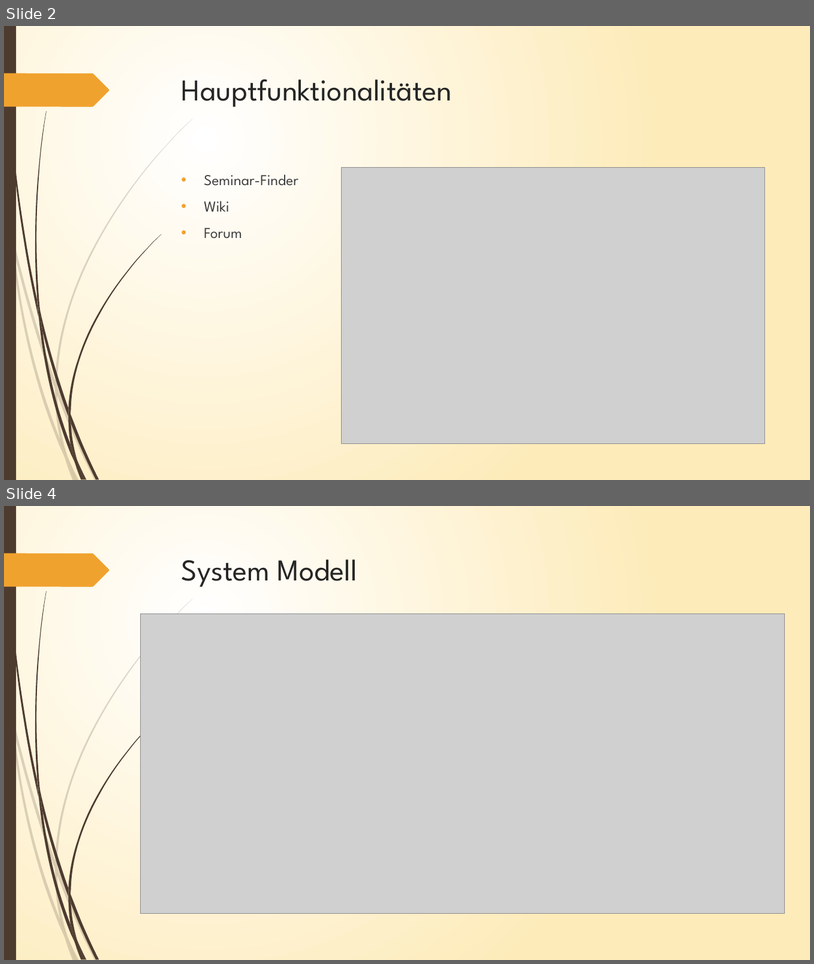
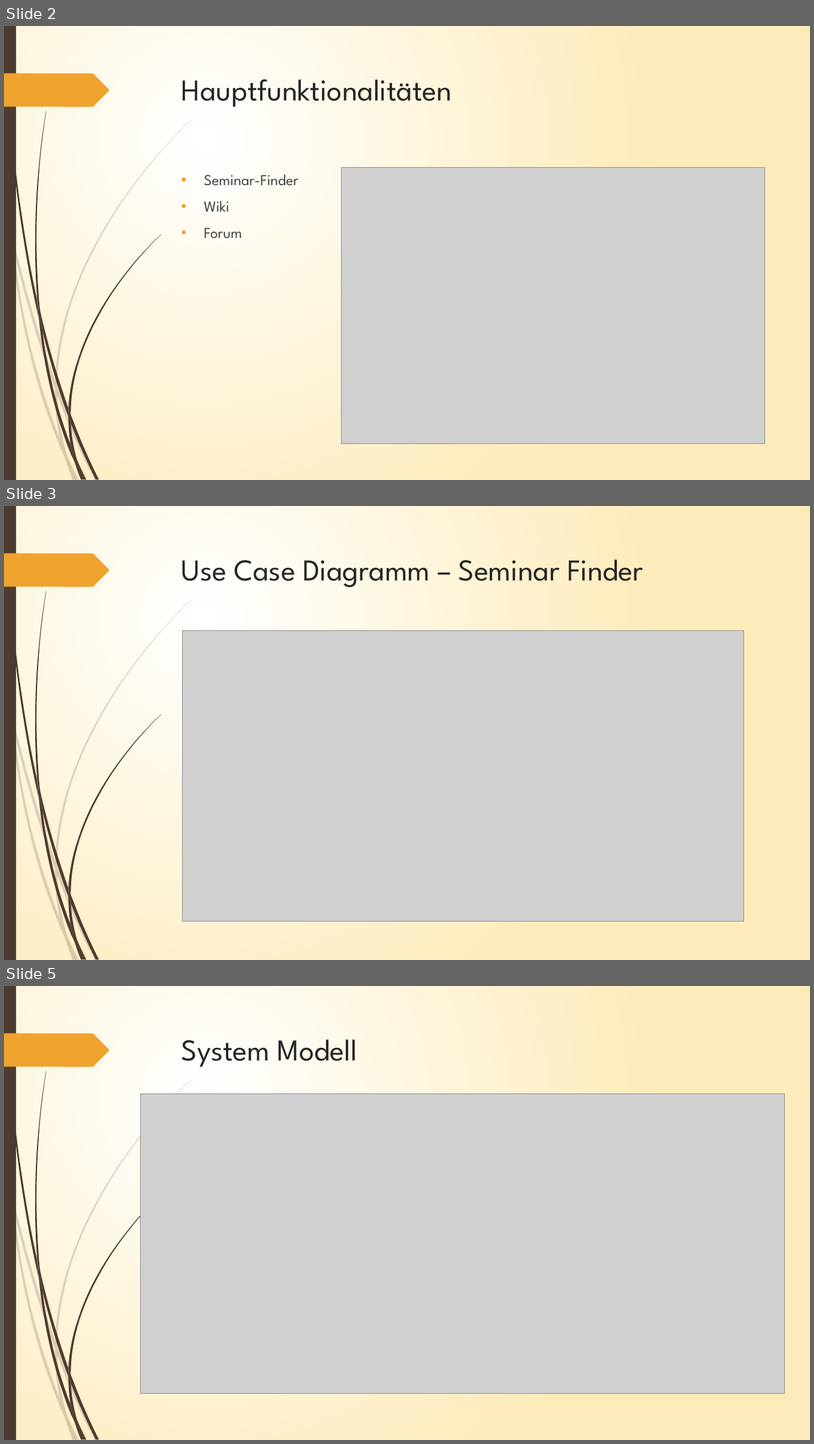
Before and after one commit to Azarny/ch.bfh.bti7081.s2019.yellow, a slide deck: documentation/Task2/PräsentationTask2.pptx. Shown one above the other, each under a label of ours: slides 2 and 4 before the commit, slides 2, 3 and 5 after it; the slides between them are not shown. The pictures are 814x964 and 814x1444 pixels, drawn with LibreOffice and Linux fonts; fonts in the diff are those of the drawing; grey boxes stand for pictures. Boxes give left, top, right and bottom in pixels: in the first picture for what was removed or moved away, otherwise in the second. Text is boxed around its words. In the diff, an @@ line names an element or a change of style, - is before the commit and + after.

```diff
--- a/documentation/Task2/PräsentationTask2.pptx
+++ b/documentation/Task2/PräsentationTask2.pptx
@@ slide 3 added at (4, 506, 810, 960), background gradient #FFFFFF to #FEECBA; not listed: 24 template elements that a slide beside it also shows @@
@@ title added at (182, 559, 644, 587), 36 pt, text #262626 @@
+Use Case Diagramm – Seminar Finder
@@ picture added at (182, 630, 744, 921) @@
@@ what was slide 4 is now slide 5 @@
```
Also in this commit, not shown: 1 slide changed.
